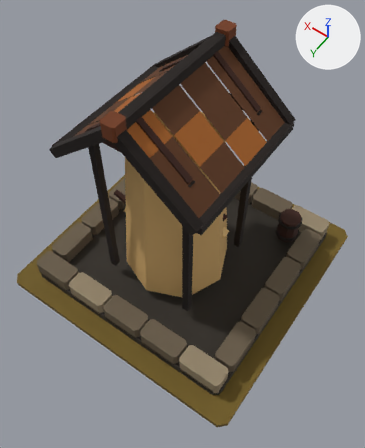
One commit to the glTF model art/mill_t1/mill_t1.glb: the scene before it, then after it.
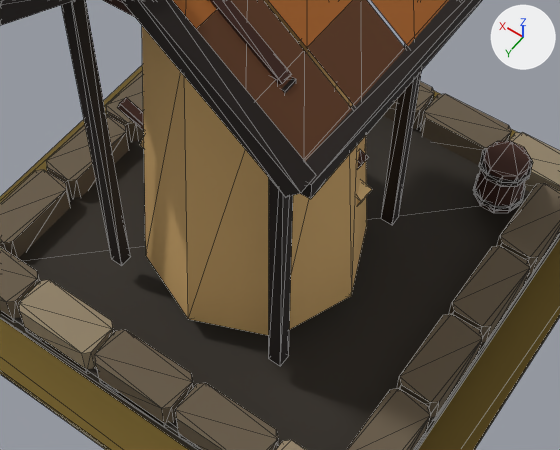
Each version appears first whole from a 50 mm lens placed at (-1.59, 2.3, 4.93), pointed at (-0.01, 0.1, 1.47), and next in a close-up on the part from 17% to 86% of the width and 32% to 78% of the height. Arrows for +X, +Y and +Z are at upper right; the lights stay in place. The last two pictures show the newer version. The close-ups show mesh edges as thin lines.

In view in the first close-up: 'MMR | mill | T01 Architecture.001', 'MMR | mill | T01 Wind Rotor.001', 'MMR | mill | Tier 01 Ground.001'.
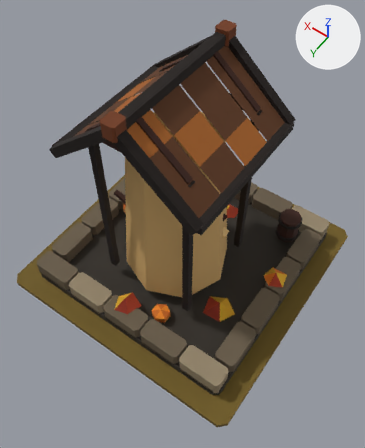
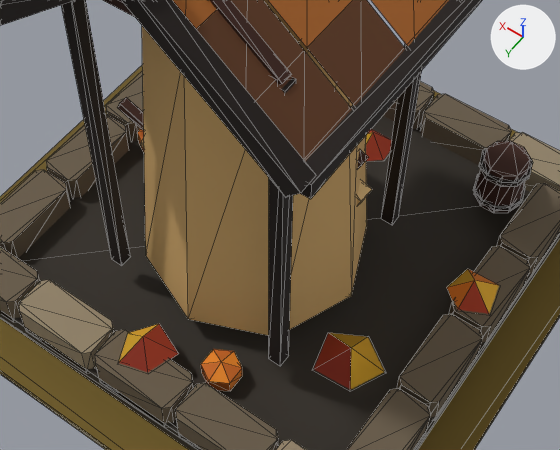
Changed parts and their boxes [x1, y1, x2, y2] in the close-ups (560 x 450 px):
'MMR | mill | T01 Autumn Dressing.001', added
    after: [119, 129, 499, 391]

The change, as a list of edits to the scene's bpy script:
```text
Add me_mmr___mill___t01_autumn_dressing_001:
    me_mmr___mill___t01_autumn_dressing_001.from_pydata(...)  # 50 vertices, 56 faces; spans x -0.97..0.79, y -0.72..0.95, z 0.08..0.32
    me_mmr___mill___t01_autumn_dressing_001.materials.append(mat_mmr___shared_palette_atlas)  # picture img_mmr_shared_color_palette_64
Add ob_mmr___mill___t01_autumn_dressing_001:
    ob_mmr___mill___t01_autumn_dressing_001 = bpy.data.objects.new('MMR | mill | T01 Autumn Dressing.001', me_mmr___mill___t01_autumn_dressing_001)
    ob_mmr___mill___t01_autumn_dressing_001.location = (0.0, 0.0, 0.865)
```
